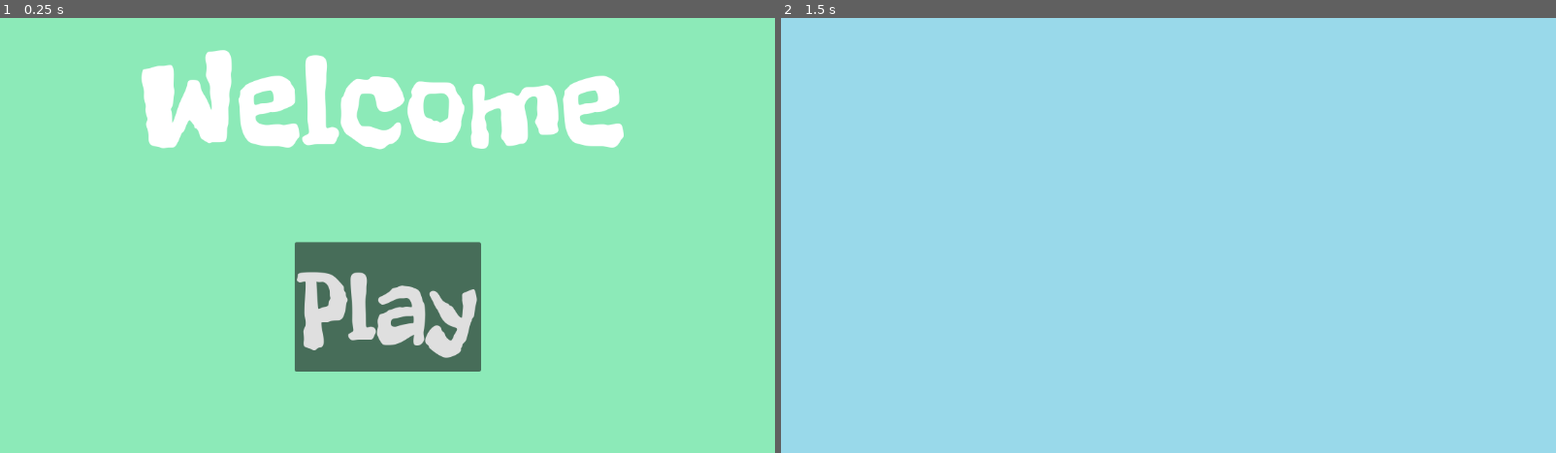
Above: before the commit, frames 1-2 (left to right).
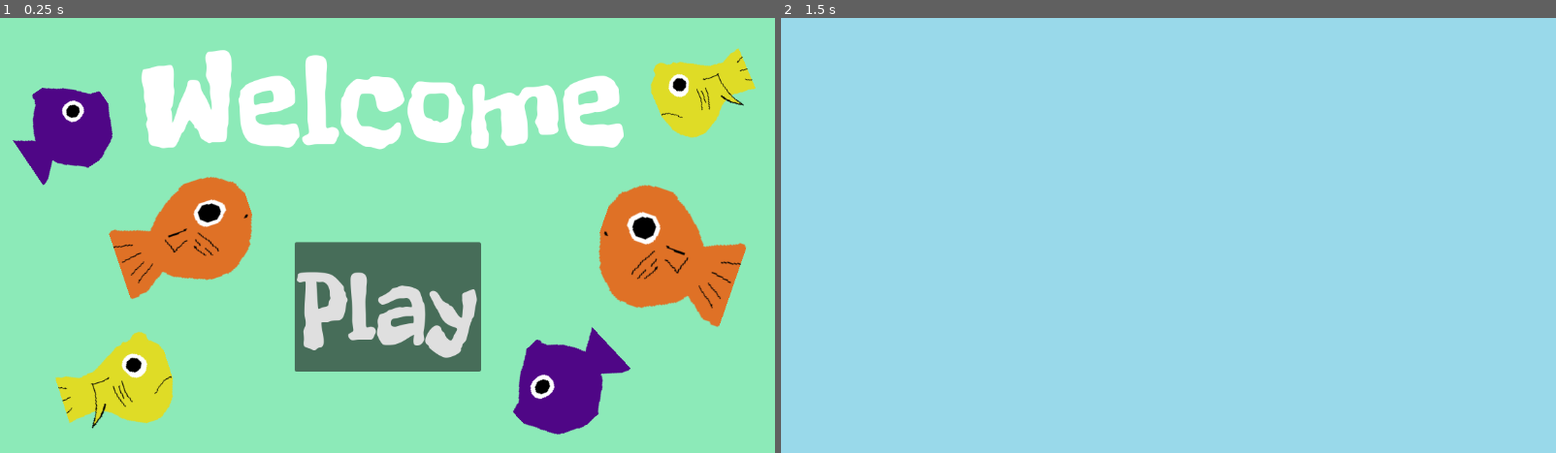
Above: after the commit, the same moments.

Repository: simvatch/Fish-Eater
Game: Godot game, scene res://menu.tscn
The game is run twice, just before and just after one commit, with the same random seed, the same clock (stepped at 60 frames per second) and the same inputs.
Inputs:
- Up to frame 1 (0.25 s): no input
- Up to frame 2 (1.5 s): click "Play" at 0.5 s; tap Enter at 1.25 s

The runs differ from the first frame. In frame 1, 15% of the frame differs, in the area x 1-98%, y 6-96%; in frame 2, nothing differs.

Commit message:
Hopefully

Diff:
--- a/menu.gd
+++ b/menu.gd
@@ -5,7 +5,6 @@
 func _ready() -> void:
 	button.pressed.connect(_on_button_pressed)
 
-
 func _process(delta: float) -> void:
 	pass
 
--- a/menu.tscn
+++ b/menu.tscn
@@ -1,8 +1,11 @@
-[gd_scene load_steps=4 format=3 uid="uid://cd3rpeeg77o31"]
+[gd_scene load_steps=7 format=3 uid="uid://cd3rpeeg77o31"]
 
 [ext_resource type="Script" uid="uid://vv8khmc743ut" path="res://menu.gd" id="1_4hy44"]
 [ext_resource type="Texture2D" uid="uid://ceptyhnyfyka7" path="res://menu.png" id="1_ouk20"]
 [ext_resource type="FontFile" uid="uid://bxnw4x5pr72cq" path="res://FreckleFace-Regular.ttf" id="3_mae5d"]
+[ext_resource type="Texture2D" uid="uid://bg20jamvnu5hg" path="res://food-small.png" id="4_l48gv"]
+[ext_resource type="Texture2D" uid="uid://dbsot18tbx48h" path="res://player-evol-1.png" id="5_ecwwl"]
+[ext_resource type="Texture2D" uid="uid://vmbfs23mcxkk" path="res://player-evol-2.png" id="6_kk3ma"]
 
 [node name="Node2D" type="Node2D"]
 script = ExtResource("1_4hy44")
@@ -47,3 +50,54 @@
 [node name="TextureRect2" type="TextureRect" parent="."]
 offset_right = 40.0
 offset_bottom = 40.0
+
+[node name="TextureRect3" type="TextureRect" parent="."]
+offset_left = 119.0
+offset_top = 66.0
+offset_right = 247.0
+offset_bottom = 194.0
+rotation = -0.5947593
+scale = Vector2(-1.15625, 1.0689656)
+texture = ExtResource("4_l48gv")
+
+[node name="TextureRect4" type="TextureRect" parent="."]
+offset_left = 929.00006
+offset_top = 210.00002
+offset_right = 1142.6655
+offset_bottom = 426.93512
+rotation = 0.33200282
+texture = ExtResource("5_ecwwl")
+
+[node name="TextureRect5" type="TextureRect" parent="."]
+offset_left = 226.0
+offset_top = 440.00003
+offset_right = 354.0
+offset_bottom = 568.00006
+rotation = -0.30772614
+scale = Vector2(-1.2990655, 1.2063493)
+texture = ExtResource("6_kk3ma")
+
+[node name="TextureRect6" type="TextureRect" parent="."]
+offset_left = 345.0
+offset_top = 203.00002
+offset_right = 473.0
+offset_bottom = 331.00003
+rotation = -0.32175055
+scale = Vector2(-1.6491228, 1.3934426)
+texture = ExtResource("5_ecwwl")
+
+[node name="TextureRect7" type="TextureRect" parent="."]
+offset_left = 947.0
+offset_top = 61.000015
+offset_right = 1092.0273
+offset_bottom = 203.49379
+rotation = -0.4019556
+texture = ExtResource("6_kk3ma")
+
+[node name="TextureRect8" type="TextureRect" parent="."]
+offset_left = 724.99994
+offset_top = 547.0
+offset_right = 897.4038
+offset_bottom = 690.4369
+rotation = -0.75064623
+texture = ExtResource("4_l48gv")
